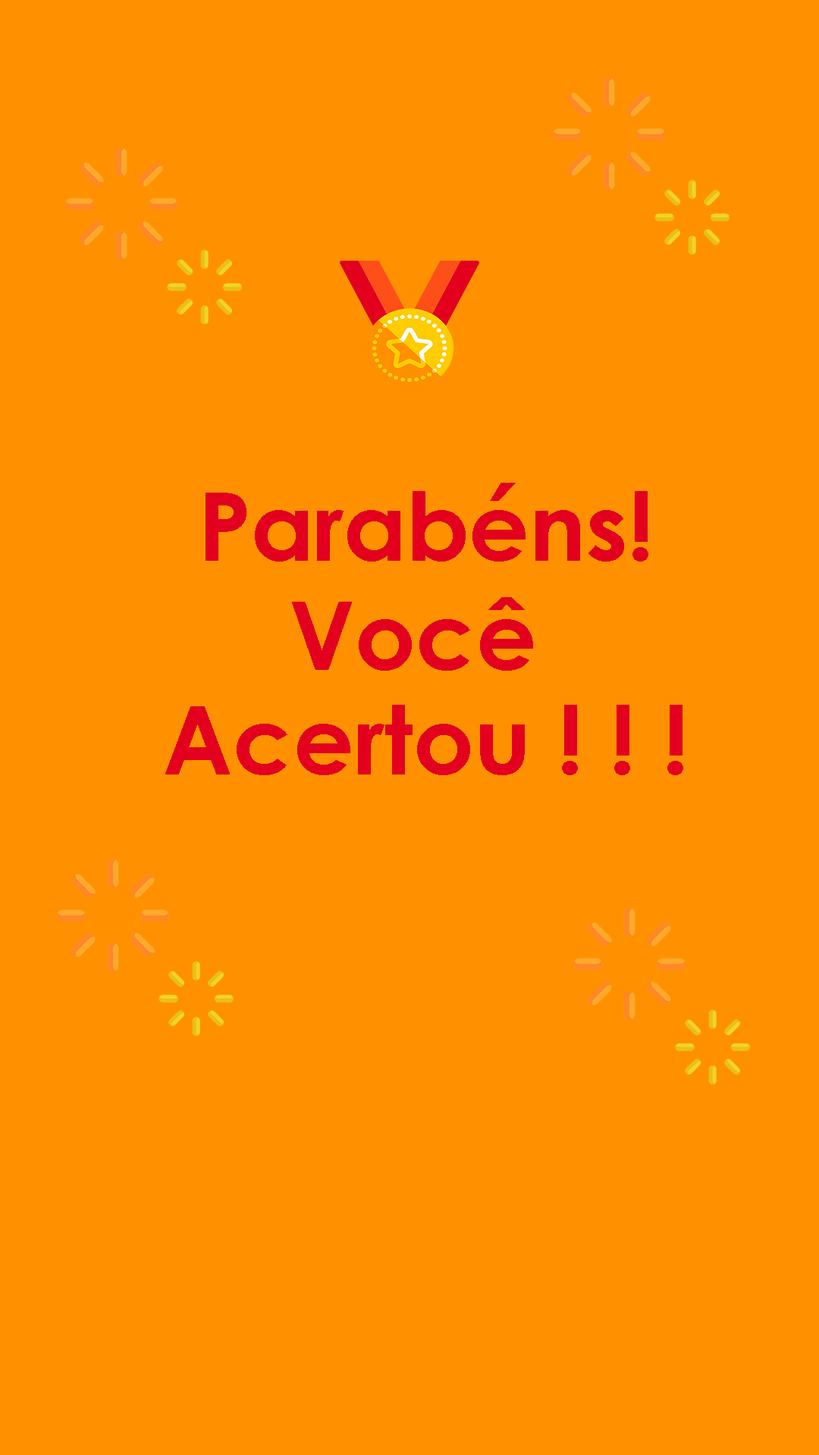
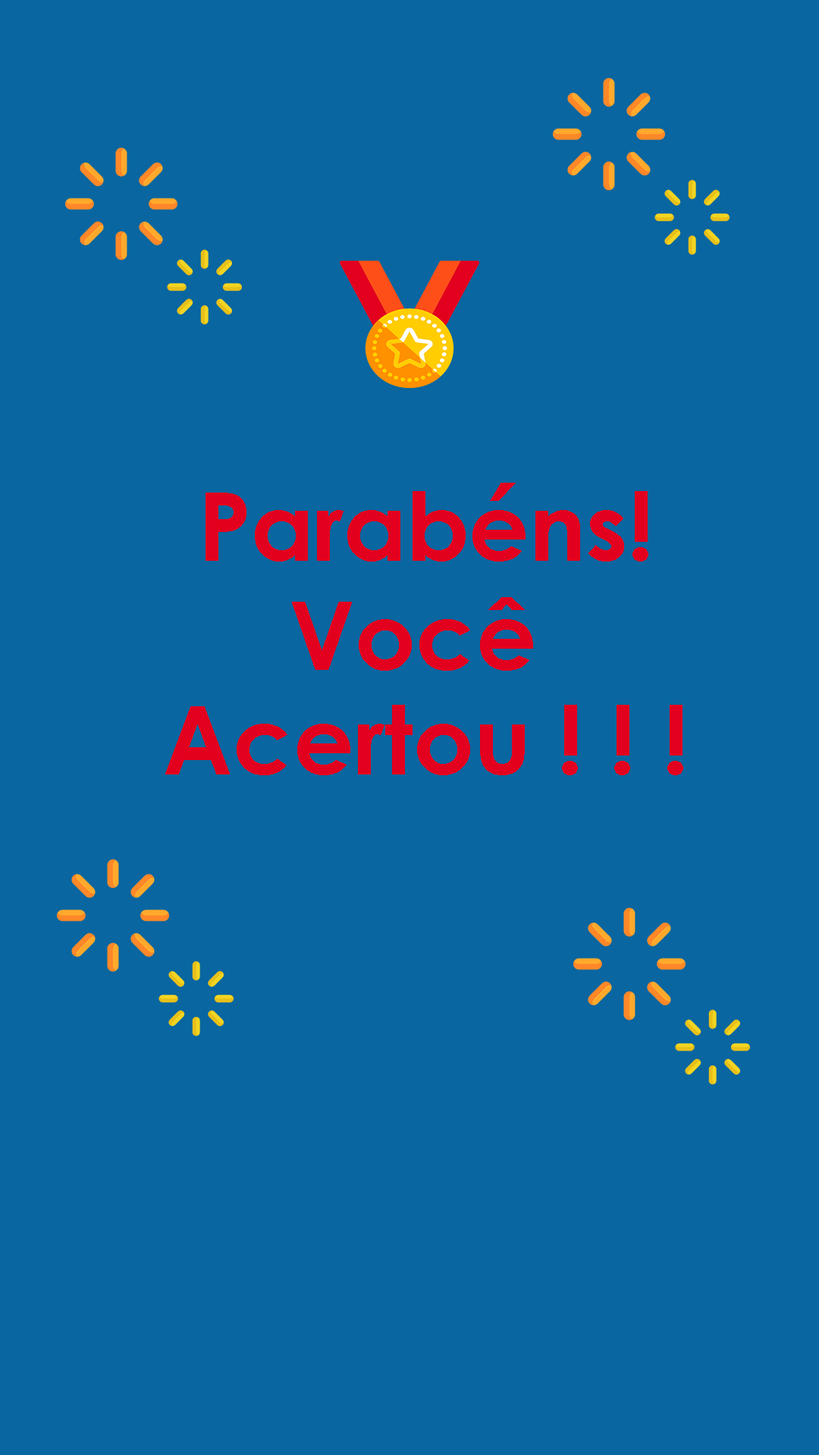
Comparing the layer stacks of the two 819×1455 images. Changes:
painted on "Camada 0" over [0, 0, 819, 1455]
